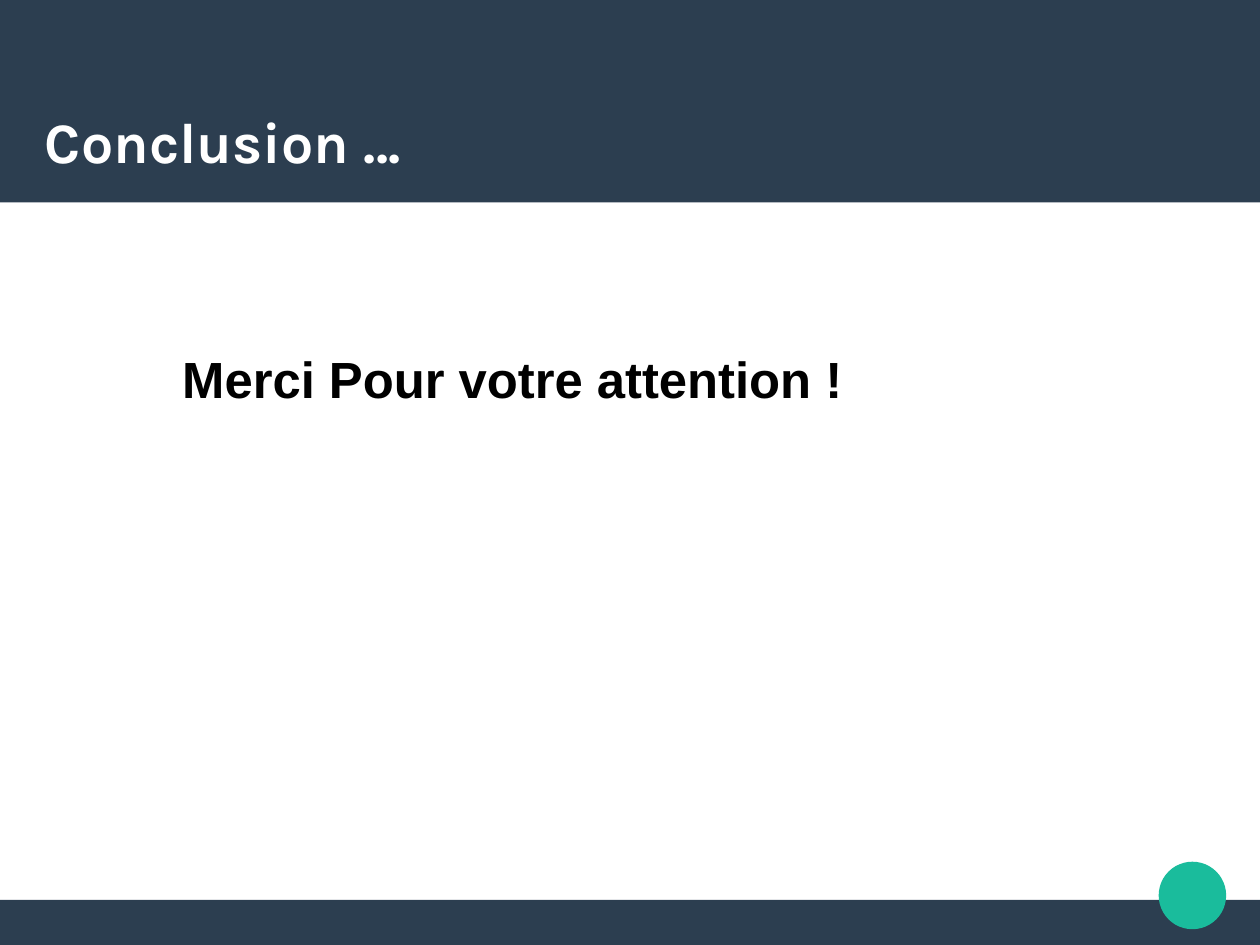
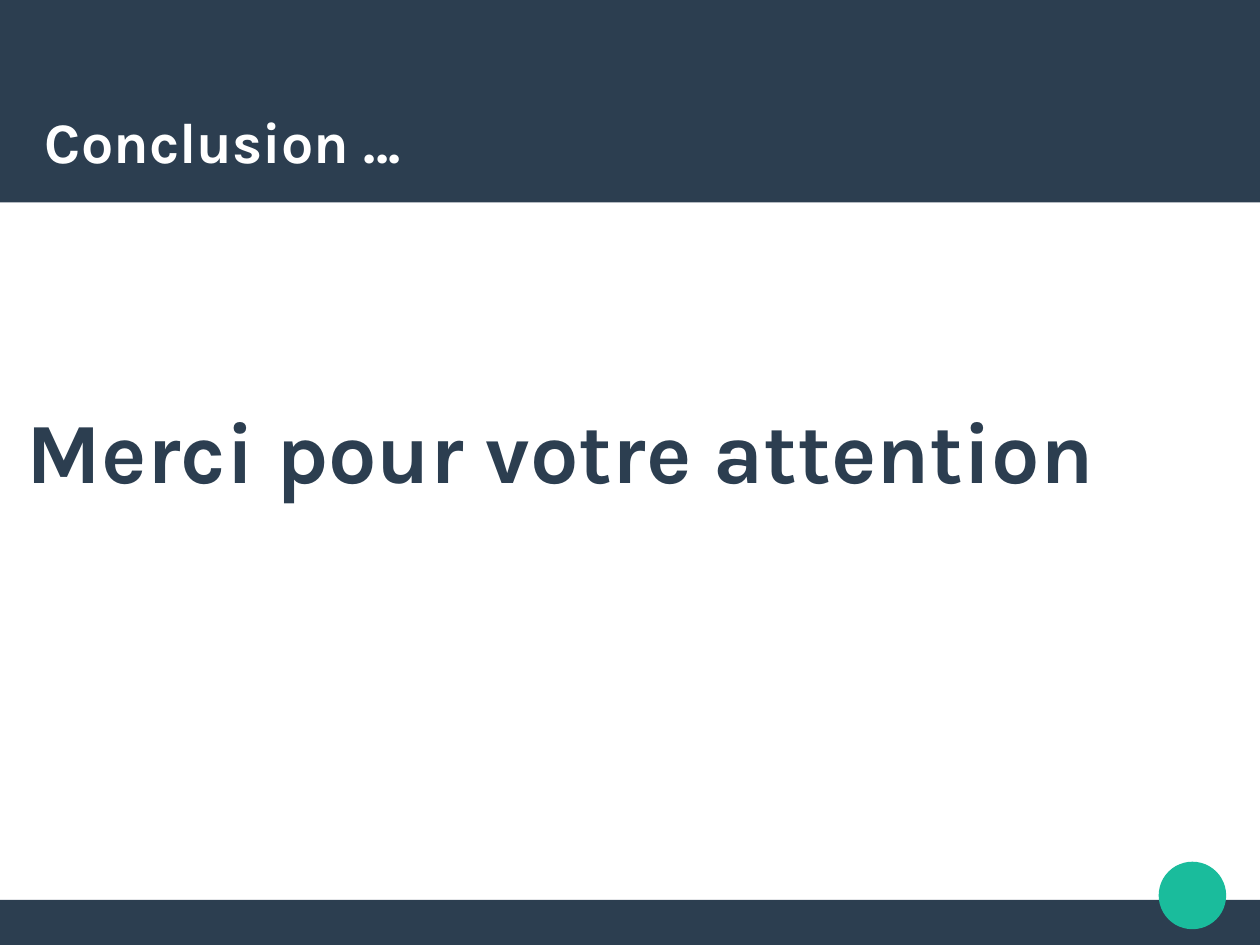
Before and after one commit to natmaurice/tme-il-smartbuilders, a slide deck: slide 24 of IL.odp. Drawn at 1260x945 pixels with LibreOffice and Linux fonts; fonts in the diff are those of the drawing. Boxes give left, top, right and bottom in pixels: in the first picture for what was removed or moved away, otherwise in the second. Text is boxed around its words. In the diff, an @@ line names an element or a change of style, - is before the commit and + after.

```diff
--- a/IL.odp
+++ b/IL.odp
@@ text at bbox=[27, 422, 1093, 504]: text changed; size 32 to 54 pt; font Arial to Karla; text colour #000000 to #2C3E50 @@
-Merci Pour votre attention !
+    Merci pour votre attention
```
Also in this commit, not shown: 8 other slides changed, 1 other file.
